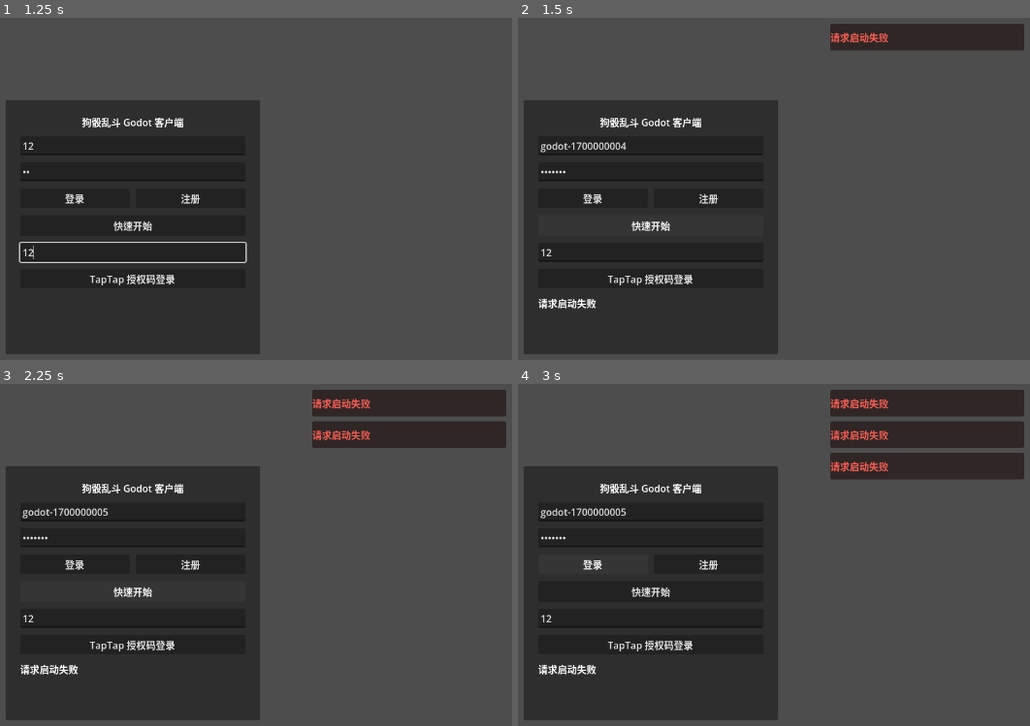
Above: before the commit, frames 1-4 (two rows, left to right).
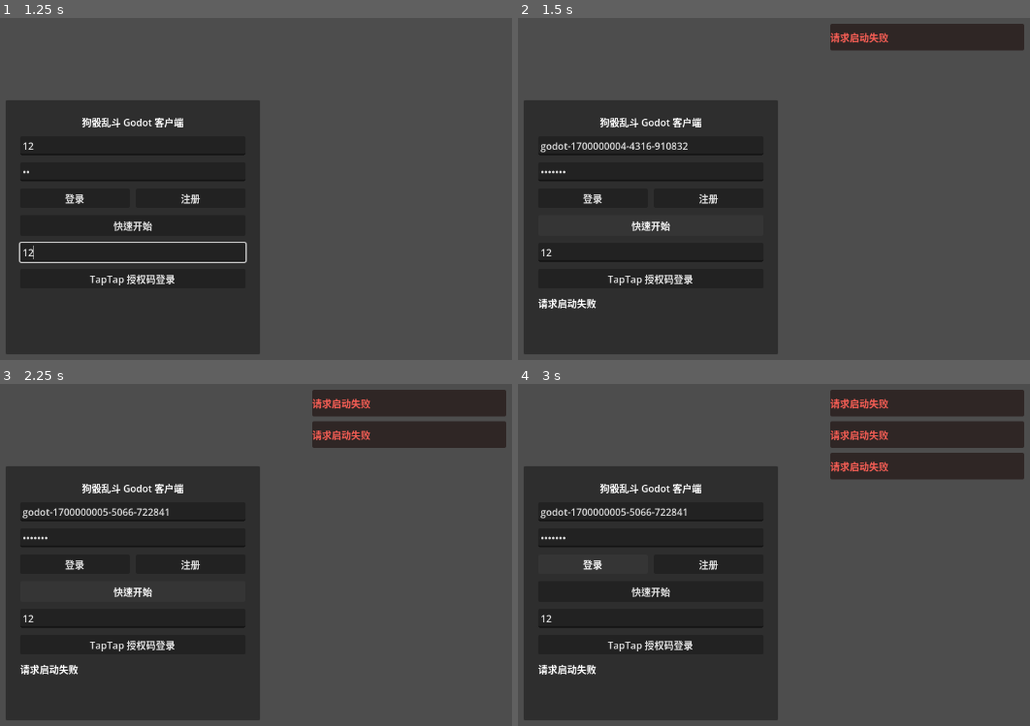
Above: after the commit, the same moments.

Repository: DerecoL/DogFight
Game: Godot game, scene res://scenes/Main.tscn
Two runs of this game, one before a commit and one after it. Both use one fixed random seed, a clock stepped at 60 frames per second and the inputs below.
Inputs (mouse positions are in pixels of both pictures, inside the frame that each line leads up to):
- Up to frame 1 (1.25 s): click (133, 144) at 0.52 s; type "12" at 0.6 s; click (133, 171) at 0.75 s; type "12" at 0.83 s; click (133, 253) at 0.98 s; type "12" at 1.07 s
- Up to frame 2 (1.5 s): click "快速开始" at 1.25 s
- Up to frame 3 (2.25 s): click "快速开始" at 2 s
- Up to frame 4 (3 s): click "登录" at 2.75 s

Frame 1 is identical in both runs. In frame 2, 0.1% of the frame differs, in the area x 21-34%, y 36-39%; in frame 3, 0.2%, in the area x 21-33%, y 36-39%; in frame 4, 0.2%.

Commit message:
Stabilize Godot quick start login

Diff:
--- a/godot-client/scripts/state/GameSession.gd
+++ b/godot-client/scripts/state/GameSession.gd
@@ -125,7 +125,6 @@
 		return false
 	current_user = response.data.get("user", {})
 	store.set_user(current_user)
-	user_changed.emit(current_user)
 	return await refresh_me()
 
 func refresh_me() -> bool:
--- /dev/null
+++ b/godot-client/scripts/tests/quick_start_smoke.gd
@@ -0,0 +1,68 @@
+extends SceneTree
+
+var main_node: Node
+var api_finished_count := 0
+
+func _init() -> void:
+	_run()
+
+func _run() -> void:
+	var main_scene := load("res://scenes/Main.tscn")
+	if main_scene == null:
+		_fail("Main scene failed to load")
+		return
+	var main = main_scene.instantiate()
+	main_node = main
+	root.add_child(main)
+	await process_frame
+	await process_frame
+	var api = main.get("api")
+	if api != null and api.has_signal("request_finished"):
+		api.request_finished.connect(func(path: String, ok: bool, status: int, payload: Dictionary) -> void:
+			api_finished_count += 1
+			print("quick_start_api ", path, " ok=", ok, " status=", status, " error=", str(payload.get("error", "")))
+		)
+
+	var login_screen = main.get_node_or_null("ScreenRoot/LoginScreen")
+	if login_screen == null or not login_screen.has_method("_on_quick_start_pressed"):
+		_fail("LoginScreen quick start action is missing")
+		return
+	login_screen.call("_on_quick_start_pressed")
+
+	var router = main.get("router")
+	for _frame in range(180):
+		if router != null and str(router.get("current_screen_id")) == "run":
+			break
+		await process_frame
+	if router == null or str(router.get("current_screen_id")) != "run":
+		var error_label = login_screen.get_node_or_null("%ErrorLabel")
+		var error_text: String = error_label.text if error_label != null else ""
+		_fail("Quick start did not navigate to RunScreen: %s" % error_text)
+		return
+	var run_screen = main.get_node_or_null("ScreenRoot/RunScreen")
+	if run_screen == null or not run_screen.visible:
+		_fail("RunScreen is not visible after quick start")
+		return
+	for _frame in range(360):
+		if api_finished_count >= 12 and not bool(run_screen.get("action_in_progress")):
+			break
+		await process_frame
+	if bool(run_screen.get("action_in_progress")):
+		_fail("RunScreen data refresh did not finish after quick start")
+		return
+	print("Godot quick start smoke passed")
+	await process_frame
+	_cleanup()
+	for _frame in range(10):
+		await process_frame
+	quit(0)
+
+func _cleanup() -> void:
+	if main_node != null and is_instance_valid(main_node):
+		main_node.queue_free()
+	main_node = null
+
+func _fail(message: String) -> void:
+	push_error(message)
+	_cleanup()
+	quit(1)
--- a/godot-client/scripts/ui/LoginScreen.gd
+++ b/godot-client/scripts/ui/LoginScreen.gd
@@ -41,7 +41,9 @@
 	if session == null or not session.has_method("register"):
 		error_label.text = "登录会话未初始化"
 		return
-	var account := "godot-%d" % Time.get_unix_time_from_system()
+	var rng := RandomNumberGenerator.new()
+	rng.randomize()
+	var account := "godot-%d-%d-%d" % [Time.get_unix_time_from_system(), Time.get_ticks_msec(), rng.randi_range(100000, 999999)]
 	var password := "dogdice"
 	account_input.text = account
 	password_input.text = password
Not shown, changed: src/server/account-services.ts
